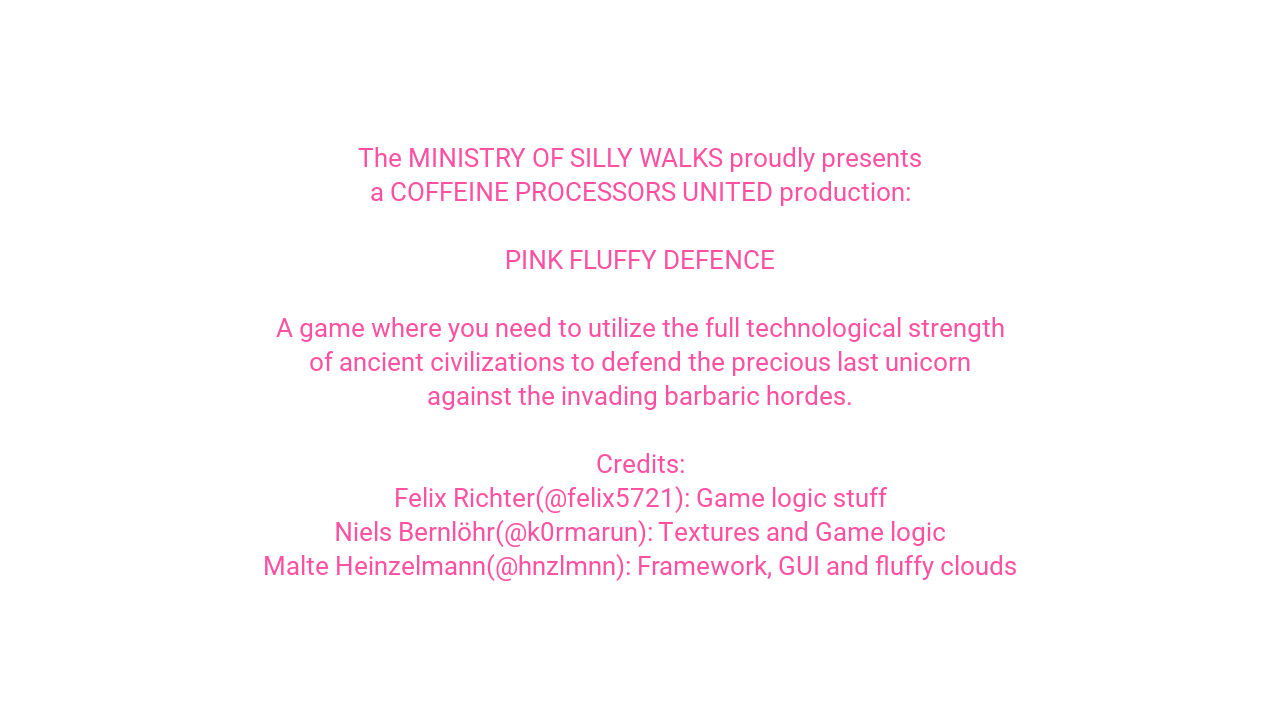
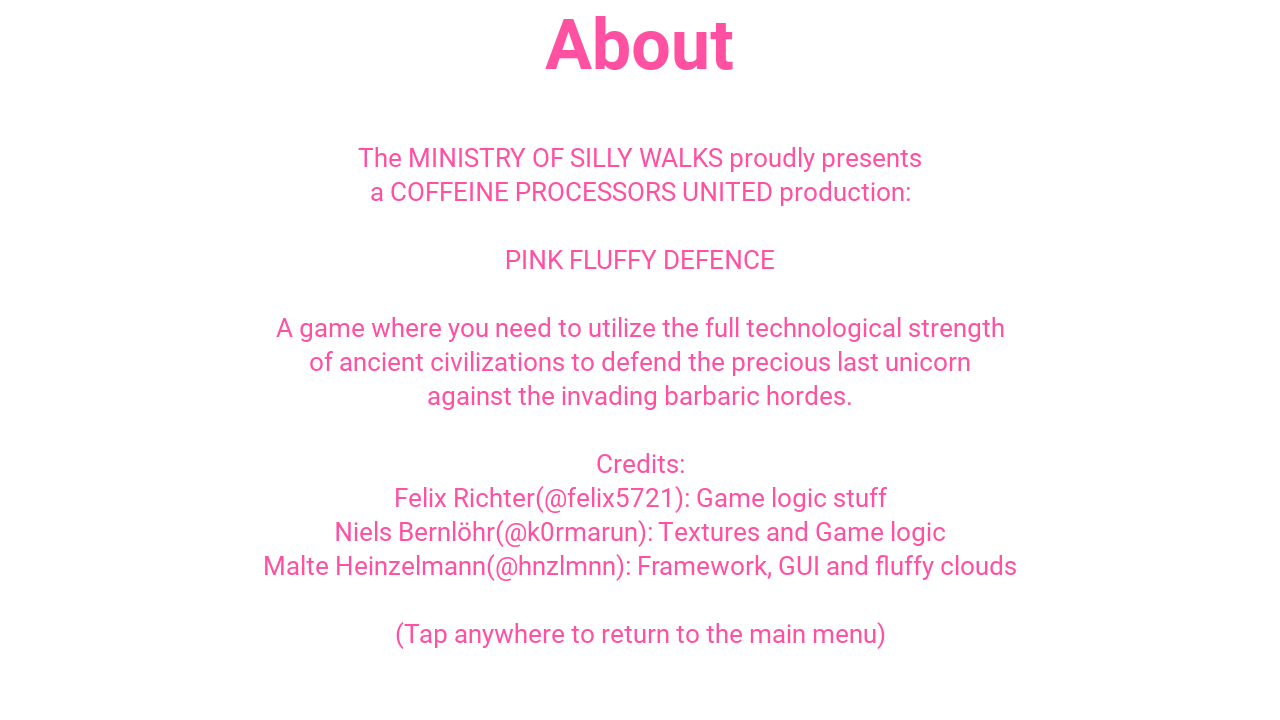
Layers edited between the first and the second (1280, 720) image:
added layer "..." above "The MINISTRY OF SILLY WALKS pr..." over 545, 16, 733, 70
painted on "The MINISTRY OF SILLY WALKS pr..." over 396, 622, 885, 649
